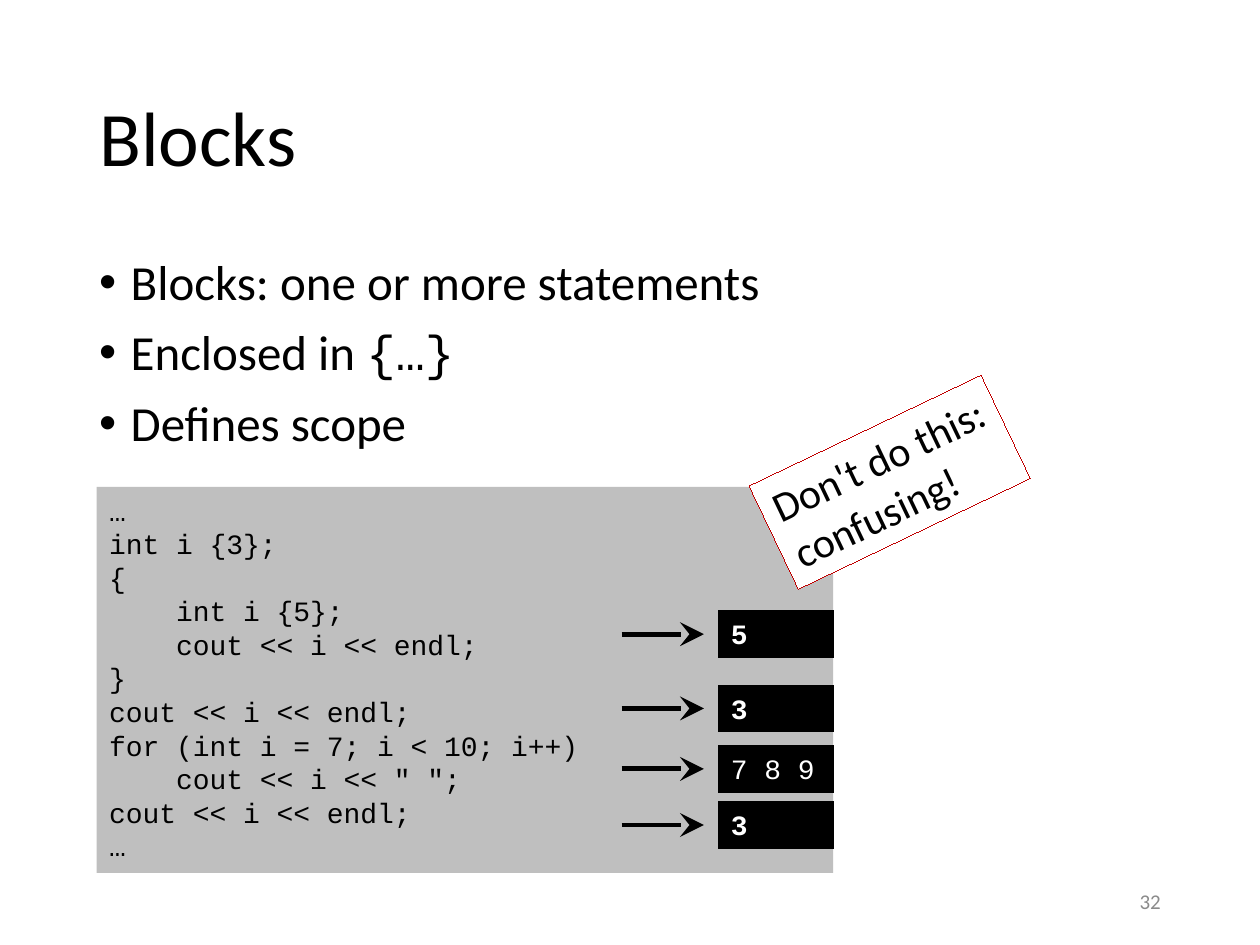
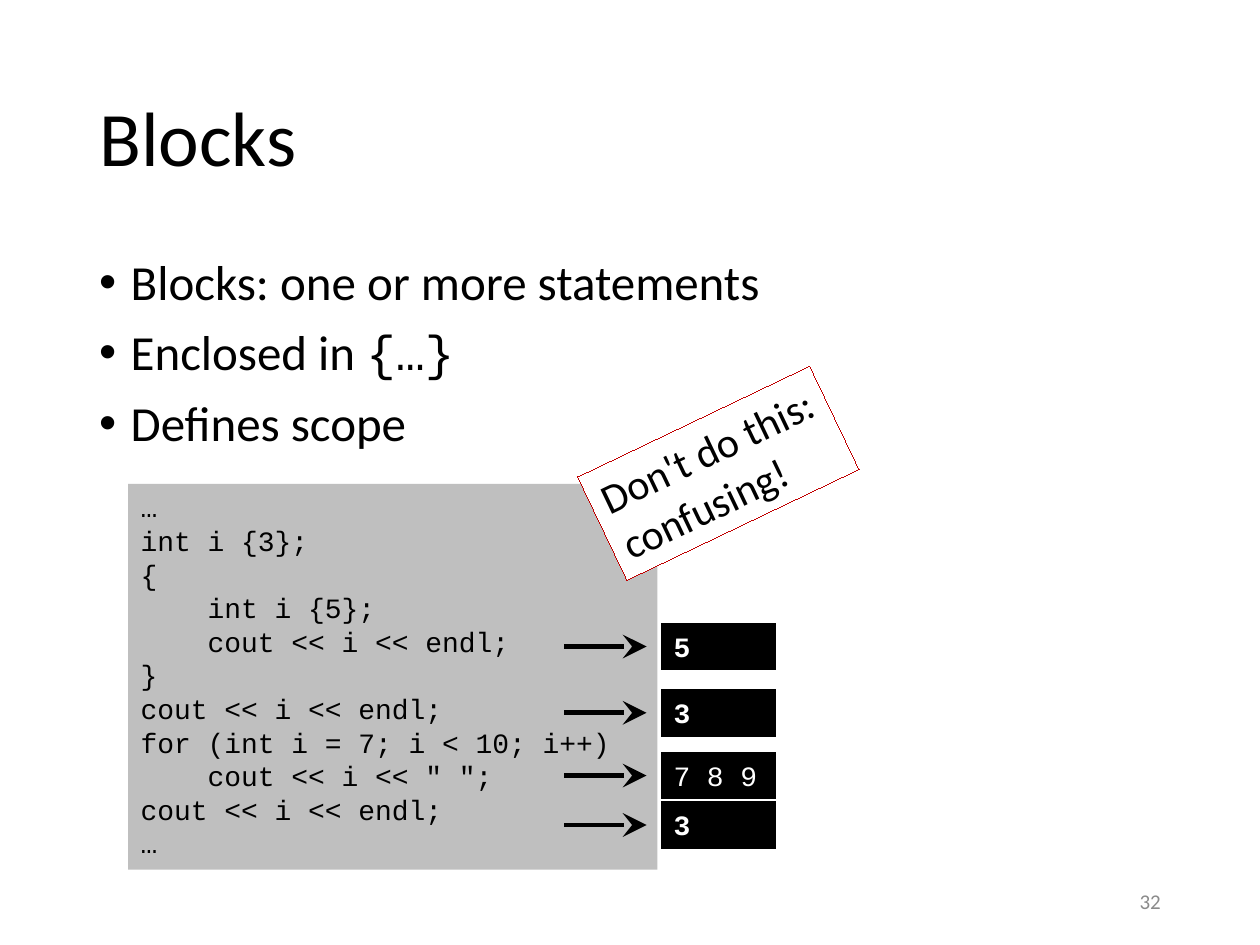
Before and after one commit to gjbex/training-material, a slide deck: slide 32 of CPlusPlus/scientific_cpp.pptx. Drawn at 1260x945 pixels with LibreOffice and Linux fonts; fonts in the diff are those of the drawing. Boxes give left, top, right and bottom in pixels: in the first picture for what was removed or moved away, otherwise in the second. Text is boxed around its words. In the diff, an @@ line names an element or a change of style, - is before the commit and + after.

```diff
--- a/CPlusPlus/scientific_cpp.pptx
+++ b/CPlusPlus/scientific_cpp.pptx
@@ rectangle "Don't do this: confusing!": place and size @@
-rectangle "Don't do this: confusing!" at (749, 375, 1030, 589)
+rectangle "Don't do this: confusing!" at (578, 366, 859, 580)
@@ rectangle "…": place and size @@
-rectangle "…" at (97, 486, 834, 872)
+rectangle "…" at (129, 484, 658, 869)
@@ rectangle "5": place and size @@
-rectangle "5" at (718, 611, 833, 658)
+rectangle "5" at (662, 624, 776, 670)
@@ arrow moved from (621, 634) - (704, 634) to (564, 646) - (646, 646) @@
@@ 2 rectangles, 2 arrows: place and size @@
-2 rectangles, 2 arrows at (621, 685, 833, 793)
+2 rectangles, 2 arrows at (564, 689, 776, 799)
@@ rectangle "3": place and size @@
-rectangle "3" at (718, 801, 833, 848)
+rectangle "3" at (662, 801, 776, 848)
@@ arrow moved from (621, 825) - (704, 825) to (564, 825) - (646, 825) @@
```
Also in this commit, not shown: 3 other slides changed.
